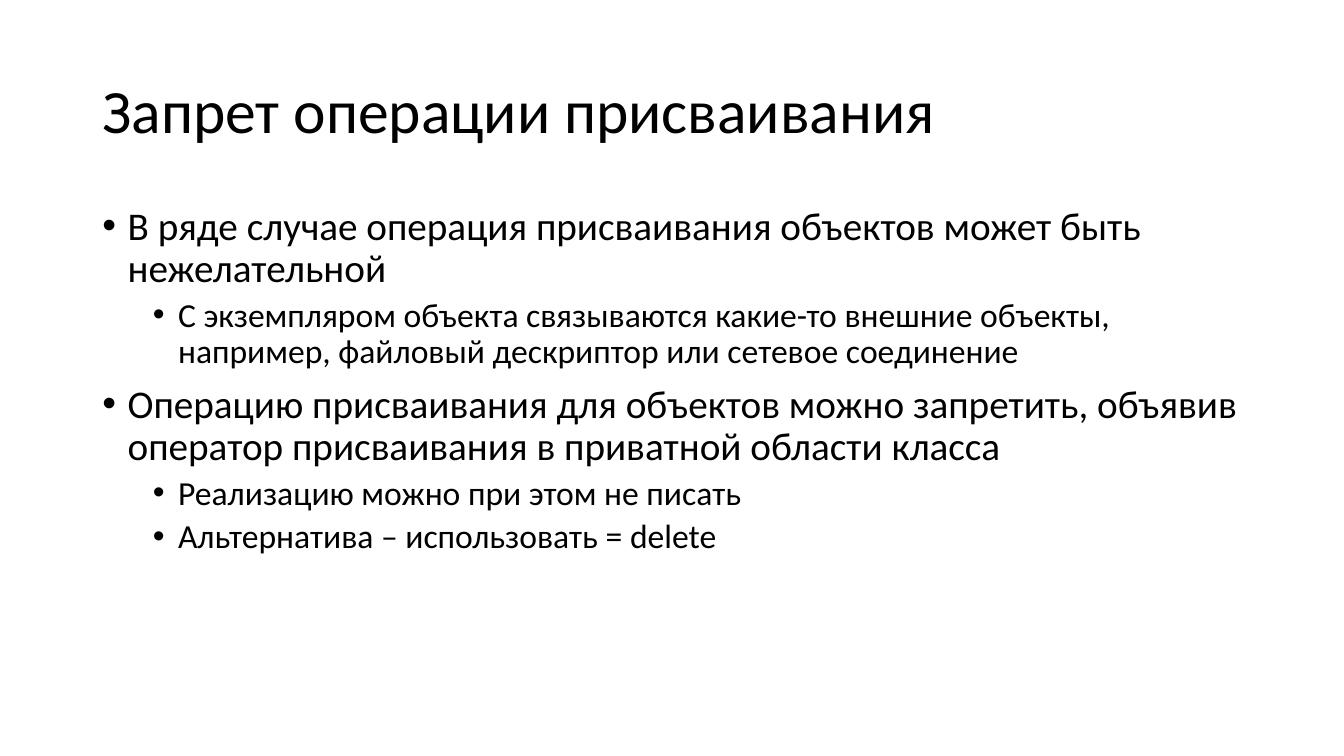
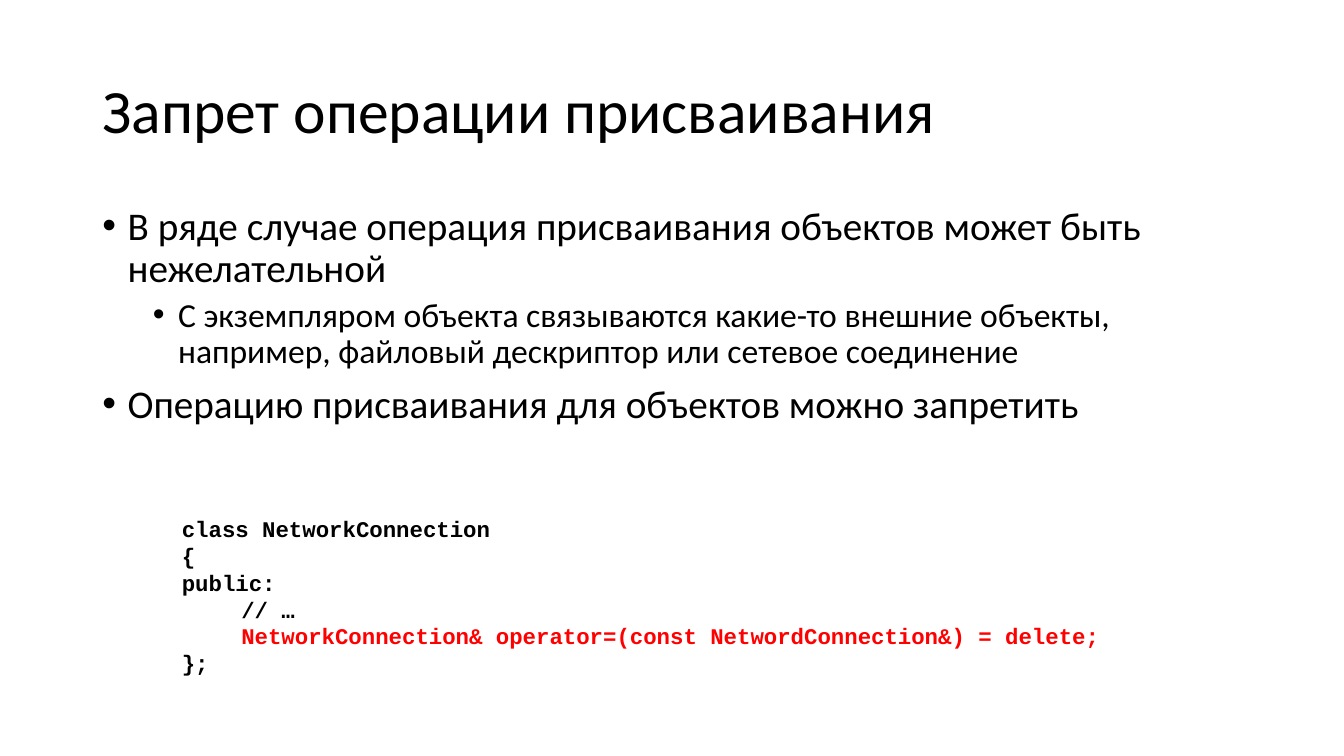
Before and after one commit to alexey-malov/oop, a slide deck: slide 114 of lectures/02/Основы ООП.pptx (slide 110 before the commit). Drawn at 1344x756 pixels with LibreOffice and Linux fonts; fonts in the diff are those of the drawing. Boxes give left, top, right and bottom in pixels: in the first picture for what was removed or moved away, otherwise in the second. Text is boxed around its words. In the diff, an @@ line names an element or a change of style, - is before the commit and + after.

```diff
--- a/lectures/02/Основы ООП.pptx
+++ b/lectures/02/Основы ООП.pptx
@@ text at [128,391,1078,425]: text changed @@
-• Операцию присваивания для объектов можно запретить, объявив оператор присваивания в приватной области класса
-  • Реализацию можно при этом не писать
-  • Альтернатива – использовать = delete
+• Операцию присваивания для объектов можно запретить
@@ text added at [182,521,1099,649], 16 pt, text #FF0000, bold @@
+class NetworkConnection
+{
+public:
+// …
+NetworkConnection& operator=(const NetwordConnection&) = delete;
+};
```
Also in this commit, not shown: 11 other slides changed, 10 slides added, 11 other files.
